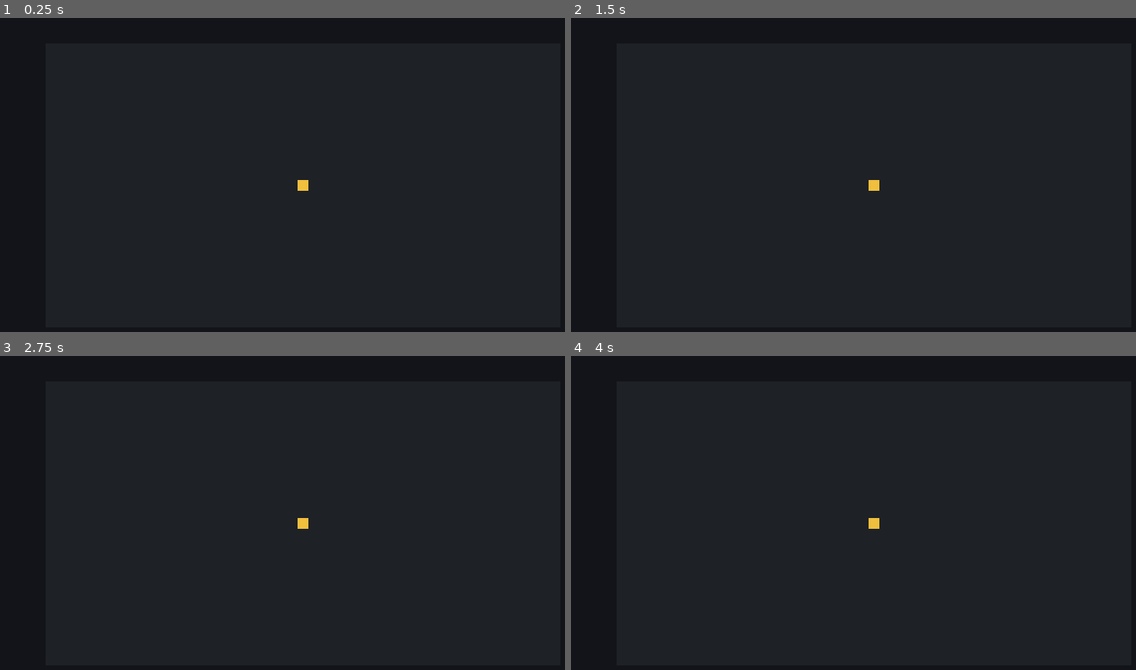
Above: before the commit, frames 1-4 (two rows, left to right).
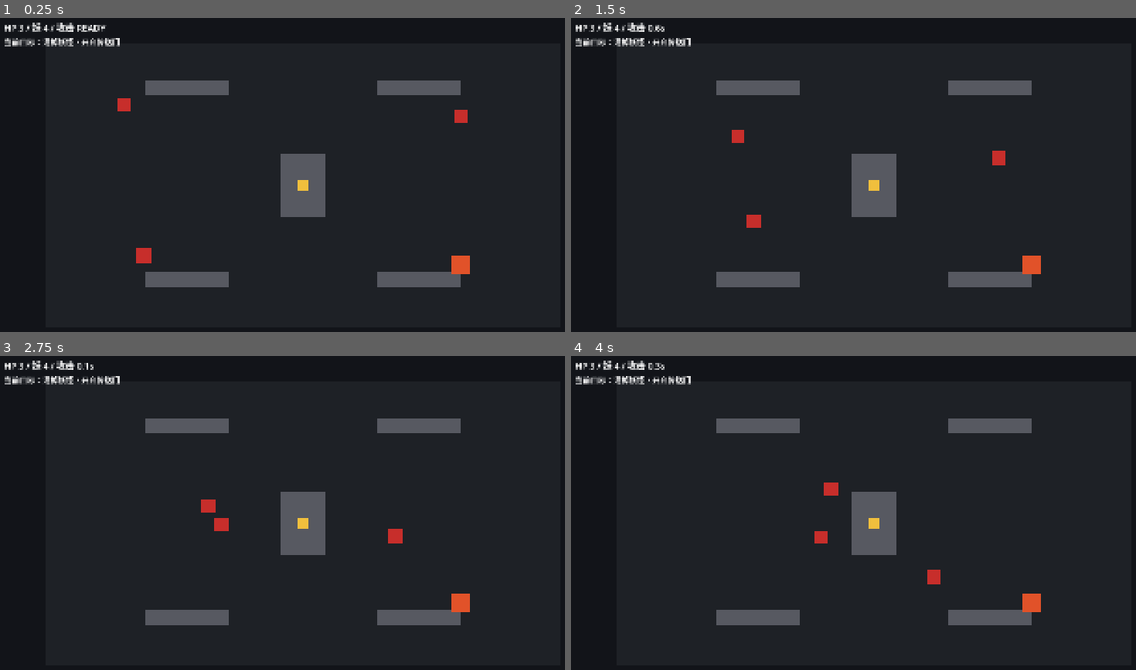
Above: after the commit, the same moments.

Repository: 1021333Liu/Game-Vibe-GoDot
Game: Godot game, scene res://scenes/main.tscn
Two runs of this game, one before a commit and one after it. Both use one fixed random seed, a clock stepped at 60 frames per second and the inputs below.
Inputs:
- Up to frame 1 (0.25 s): no input
- Up to frame 2 (1.5 s): hold Right (shoot_right) 0.53-1.28 s; hold Down (shoot_down) from 1.28 s (still down)
- Up to frame 3 (2.75 s): release Down (shoot_down) at 2.03 s; hold Right (shoot_right) from 2.03 s (still down)
- Up to frame 4 (4 s): release Right (shoot_right) at 2.78 s; hold Up (shoot_up) 2.78-3.53 s; hold Left (shoot_left) from 3.53 s (still down)

The runs differ from the first frame. In frame 1, 5.5% of the frame differs, in the area x 0-84%, y 1-86%; in frame 2, 5.5%; in frame 3, 5.5%; in frame 4, 5.5%.

Commit message:
Add first playable Godot room slice

Diff:
--- a/scenes/main.tscn
+++ b/scenes/main.tscn
@@ -1,11 +1,13 @@
-[gd_scene format=3 uid="uid://cyfyfyyhx4ogt"]
+[gd_scene load_steps=3 format=3 uid="uid://cyfyfyyhx4ogt"]
 
 [ext_resource type="Script" uid="uid://cdkr4oiv05me2" path="res://scripts/player.gd" id="1_player"]
+[ext_resource type="Script" path="res://scripts/main.gd" id="1_main"]
 
 [sub_resource type="RectangleShape2D" id="RectangleShape2D_player"]
 size = Vector2(36, 36)
 
 [node name="Main" type="Node2D" unique_id=534128523]
+script = ExtResource("1_main")
 
 [node name="Background" type="ColorRect" parent="." unique_id=1459880758]
 offset_right = 1920.0
@@ -18,6 +20,14 @@
 offset_right = 1760.0
 offset_bottom = 980.0
 color = Color(0.12, 0.13, 0.15, 1)
+
+[node name="Walls" type="Node2D" parent="."]
+
+[node name="Enemies" type="Node2D" parent="."]
+
+[node name="Bullets" type="Node2D" parent="."]
+
+[node name="Doors" type="Node2D" parent="."]
 
 [node name="Player" type="CharacterBody2D" parent="." unique_id=230813088]
 position = Vector2(960, 540)
@@ -34,3 +44,21 @@
 shape = SubResource("RectangleShape2D_player")
 
 [node name="Camera2D" type="Camera2D" parent="Player" unique_id=1086544583]
+
+[node name="CanvasLayer" type="CanvasLayer" parent="."]
+
+[node name="HUD" type="Label" parent="CanvasLayer"]
+offset_left = 32.0
+offset_top = 28.0
+offset_right = 620.0
+offset_bottom = 68.0
+theme_override_font_sizes/font_size = 28
+text = "HP 3 / 妖 4 / 攻击 READY"
+
+[node name="Objective" type="Label" parent="CanvasLayer"]
+offset_left = 32.0
+offset_top = 76.0
+offset_right = 900.0
+offset_bottom = 116.0
+theme_override_font_sizes/font_size = 24
+text = "当前目标：清掉妖怪，开启传送门"
--- /dev/null
+++ b/scripts/main.gd
@@ -0,0 +1,219 @@
+extends Node2D
+
+const ROOM_MIN := Vector2(160, 100)
+const ROOM_MAX := Vector2(1760, 980)
+const BULLET_SPEED := 980.0
+const BULLET_LIFETIME := 1.25
+const SHOT_COOLDOWN := 0.75
+const ENEMY_SPEED := 130.0
+const PLAYER_SIZE := Vector2(36, 36)
+const ENEMY_SIZE := Vector2(42, 42)
+const BULLET_SIZE := Vector2(18, 10)
+
+var shot_timer := 0.0
+var enemies: Array[Dictionary] = []
+var bullets: Array[Dictionary] = []
+var doors_open := false
+var ended := false
+
+@onready var player: CharacterBody2D = $Player
+@onready var walls_root: Node2D = $Walls
+@onready var enemies_root: Node2D = $Enemies
+@onready var bullets_root: Node2D = $Bullets
+@onready var doors_root: Node2D = $Doors
+@onready var hud_label: Label = $CanvasLayer/HUD
+@onready var objective_label: Label = $CanvasLayer/Objective
+
+func _ready() -> void:
+	player.room_min = ROOM_MIN
+	player.room_max = ROOM_MAX
+	player.hurt.connect(_on_player_hurt)
+	_spawn_walls()
+	_spawn_enemies()
+	_update_hud()
+
+func _physics_process(delta: float) -> void:
+	if ended:
+		return
+	shot_timer = maxf(0.0, shot_timer - delta)
+	_handle_shoot_input()
+	_update_bullets(delta)
+	_update_enemies(delta)
+	_check_enemy_contact()
+	_update_hud()
+
+func _handle_shoot_input() -> void:
+	if shot_timer > 0.0:
+		return
+	var direction := Vector2.ZERO
+	if Input.is_action_pressed("shoot_left"):
+		direction = Vector2.LEFT
+	elif Input.is_action_pressed("shoot_right"):
+		direction = Vector2.RIGHT
+	elif Input.is_action_pressed("shoot_up"):
+		direction = Vector2.UP
+	elif Input.is_action_pressed("shoot_down"):
+		direction = Vector2.DOWN
+	if direction == Vector2.ZERO:
+		return
+	shot_timer = SHOT_COOLDOWN
+	_spawn_bullet(direction)
+
+func _spawn_bullet(direction: Vector2) -> void:
+	var bullet := ColorRect.new()
+	bullet.size = BULLET_SIZE if direction.x != 0.0 else Vector2(BULLET_SIZE.y, BULLET_SIZE.x)
+	bullet.position = player.position - bullet.size / 2.0
+	bullet.color = Color(1.0, 0.82, 0.24)
+	bullets_root.add_child(bullet)
+	bullets.append({
+		"node": bullet,
+		"velocity": direction * BULLET_SPEED,
+		"life": BULLET_LIFETIME,
+	})
+
+func _update_bullets(delta: float) -> void:
+	for i in range(bullets.size() - 1, -1, -1):
+		var bullet := bullets[i]
+		var node: ColorRect = bullet.node
+		bullet.life -= delta
+		node.position += bullet.velocity * delta
+		if bullet.life <= 0.0 or not _room_rect().has_point(node.position):
+			node.queue_free()
+			bullets.remove_at(i)
+			continue
+		if _bullet_hits_wall(node):
+			node.queue_free()
+			bullets.remove_at(i)
+			continue
+		var hit_index := _bullet_hit_enemy_index(node)
+		if hit_index != -1:
+			node.queue_free()
+			bullets.remove_at(i)
+			_damage_enemy(hit_index)
+
+func _spawn_walls() -> void:
+	var walls := [
+		Rect2(470, 210, 260, 48),
+		Rect2(470, 810, 260, 48),
+		Rect2(1190, 210, 260, 48),
+		Rect2(1190, 810, 260, 48),
+		Rect2(890, 440, 140, 200),
+	]
+	for wall_rect in walls:
+		var wall := ColorRect.new()
+		wall.position = wall_rect.position
+		wall.size = wall_rect.size
+		wall.color = Color(0.34, 0.35, 0.38)
+		wall.add_to_group("wall")
+		walls_root.add_child(wall)
+
+func _spawn_enemies() -> void:
+	var configs := [
+		{ "position": Vector2(360, 250), "velocity": Vector2(1, 0.75), "hp": 1 },
+		{ "position": Vector2(1450, 280), "velocity": Vector2(-0.8, 1), "hp": 1 },
+		{ "position": Vector2(420, 760), "velocity": Vector2(1, -0.9), "hp": 1 },
+		{ "position": Vector2(1420, 760), "velocity": Vector2(-1, -0.72), "hp": 2 },
+	]
+	for config in configs:
+		_spawn_enemy(config.position, config.velocity.normalized() * ENEMY_SPEED, config.hp)
+
+func _spawn_enemy(enemy_position: Vector2, enemy_velocity: Vector2, hp: int) -> void:
+	var enemy := ColorRect.new()
+	enemy.position = enemy_position
+	enemy.size = ENEMY_SIZE if hp == 1 else Vector2(58, 58)
+	enemy.color = Color(0.78, 0.18, 0.17) if hp == 1 else Color(0.88, 0.32, 0.16)
+	enemies_root.add_child(enemy)
+	enemies.append({
+		"node": enemy,
+		"velocity": enemy_velocity,
+		"hp": hp,
+		"max_hp": hp,
+	})
+
+func _update_enemies(delta: float) -> void:
+	for enemy in enemies:
+		var node: ColorRect = enemy.node
+		node.position += enemy.velocity * delta
+		var rect := Rect2(node.position, node.size)
+		var bounced := false
+		if rect.position.x <= ROOM_MIN.x or rect.end.x >= ROOM_MAX.x:
+			enemy.velocity.x *= -1.0
+			bounced = true
+		if rect.position.y <= ROOM_MIN.y or rect.end.y >= ROOM_MAX.y:
+			enemy.velocity.y *= -1.0
+			bounced = true
+		if _enemy_hits_wall(node):
+			enemy.velocity *= -1.0
+			bounced = true
+		if bounced:
+			node.position.x = clampf(node.position.x, ROOM_MIN.x, ROOM_MAX.x - node.size.x)
+			node.position.y = clampf(node.position.y, ROOM_MIN.y, ROOM_MAX.y - node.size.y)
+
+func _check_enemy_contact() -> void:
+	var player_rect := Rect2(player.position - PLAYER_SIZE / 2.0, PLAYER_SIZE)
+	for enemy in enemies:
+		var node: ColorRect = enemy.node
+		if player_rect.intersects(Rect2(node.position, node.size)):
+			player.take_hit()
+			if not player.is_alive():
+				ended = true
+				objective_label.text = "取经受阻：按 R 重开"
+
+func _damage_enemy(index: int) -> void:
+	var enemy := enemies[index]
+	enemy.hp -= 1
+	var node: ColorRect = enemy.node
+	node.color = Color(1.0, 0.64, 0.24)
+	if enemy.hp <= 0:
+		node.queue_free()
+		enemies.remove_at(index)
+		if enemies.is_empty():
+			_open_doors()
+
+func _open_doors() -> void:
+	if doors_open:
+		return
+	doors_open = true
+	_spawn_door(Vector2(ROOM_MAX.x - 72, (ROOM_MIN.y + ROOM_MAX.y) / 2.0 - 28.0))
+	objective_label.text = "妖怪已清：绿色门已开启"
+
+func _spawn_door(door_position: Vector2) -> void:
+	var door := ColorRect.new()
+	door.position = door_position
+	door.size = Vector2(56, 56)
+	door.color = Color(0.28, 0.9, 0.42)
+	doors_root.add_child(door)
+
+func _bullet_hit_enemy_index(node: ColorRect) -> int:
+	var bullet_rect := Rect2(node.position, node.size)
+	for i in enemies.size():
+		var enemy_node: ColorRect = enemies[i].node
+		if bullet_rect.intersects(Rect2(enemy_node.position, enemy_node.size)):
+			return i
+	return -1
+
+func _bullet_hits_wall(node: ColorRect) -> bool:
+	var bullet_rect := Rect2(node.position, node.size)
+	for wall in get_tree().get_nodes_in_group("wall"):
+		if bullet_rect.intersects(Rect2(wall.position, wall.size)):
+			return true
+	return false
+
+func _enemy_hits_wall(node: ColorRect) -> bool:
+	var enemy_rect := Rect2(node.position, node.size)
+	for wall in get_tree().get_nodes_in_group("wall"):
+		if enemy_rect.intersects(Rect2(wall.position, wall.size)):
+			return true
+	return false
+
+func _room_rect() -> Rect2:
+	return Rect2(ROOM_MIN, ROOM_MAX - ROOM_MIN)
+
+func _update_hud() -> void:
+	var charge := "READY" if shot_timer <= 0.0 else "%.1fs" % shot_timer
+	hud_label.text = "HP %d / 妖 %d / 攻击 %s" % [player.health, enemies.size(), charge]
+	if not doors_open and not ended:
+		objective_label.text = "当前目标：清掉妖怪，开启传送门"
+
+func _on_player_hurt() -> void:
+	objective_label.text = "受伤：短暂无敌"
--- a/scripts/player.gd
+++ b/scripts/player.gd
@@ -1,8 +1,36 @@
 extends CharacterBody2D
 
+signal hurt
+
 @export var move_speed: float = 420.0
+@export var room_min := Vector2(160, 100)
+@export var room_max := Vector2(1760, 980)
 
-func _physics_process(_delta: float) -> void:
+var health: int = 3
+var invincible_time: float = 0.0
+
+@onready var body: ColorRect = $Body
+
+func _physics_process(delta: float) -> void:
+	invincible_time = maxf(0.0, invincible_time - delta)
 	var direction := Input.get_vector("move_left", "move_right", "move_up", "move_down")
 	velocity = direction * move_speed
 	move_and_slide()
+	global_position.x = clampf(global_position.x, room_min.x + 18.0, room_max.x - 18.0)
+	global_position.y = clampf(global_position.y, room_min.y + 18.0, room_max.y - 18.0)
+
+	if invincible_time > 0.0:
+		body.modulate.a = 0.55 if int(invincible_time * 12.0) % 2 == 0 else 1.0
+	else:
+		body.modulate.a = 1.0
+
+func take_hit() -> bool:
+	if invincible_time > 0.0:
+		return false
+	health = max(0, health - 1)
+	invincible_time = 1.1
+	hurt.emit()
+	return true
+
+func is_alive() -> bool:
+	return health > 0
Not shown, changed: README.md
